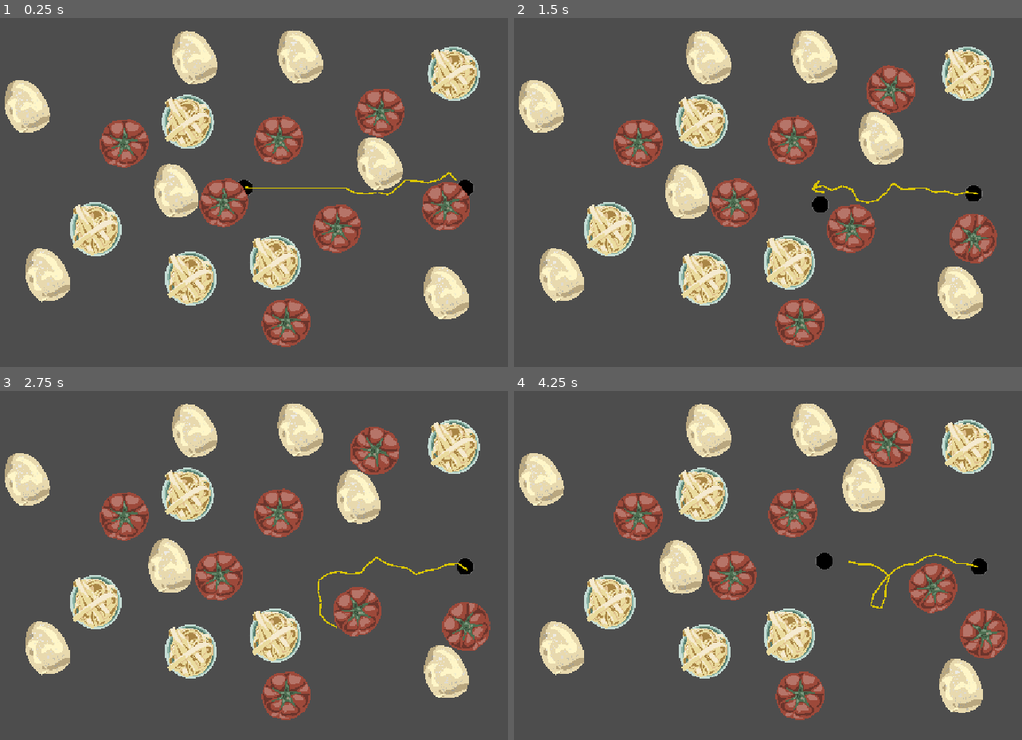
Above: before the commit, frames 1-4 (two rows, left to right).
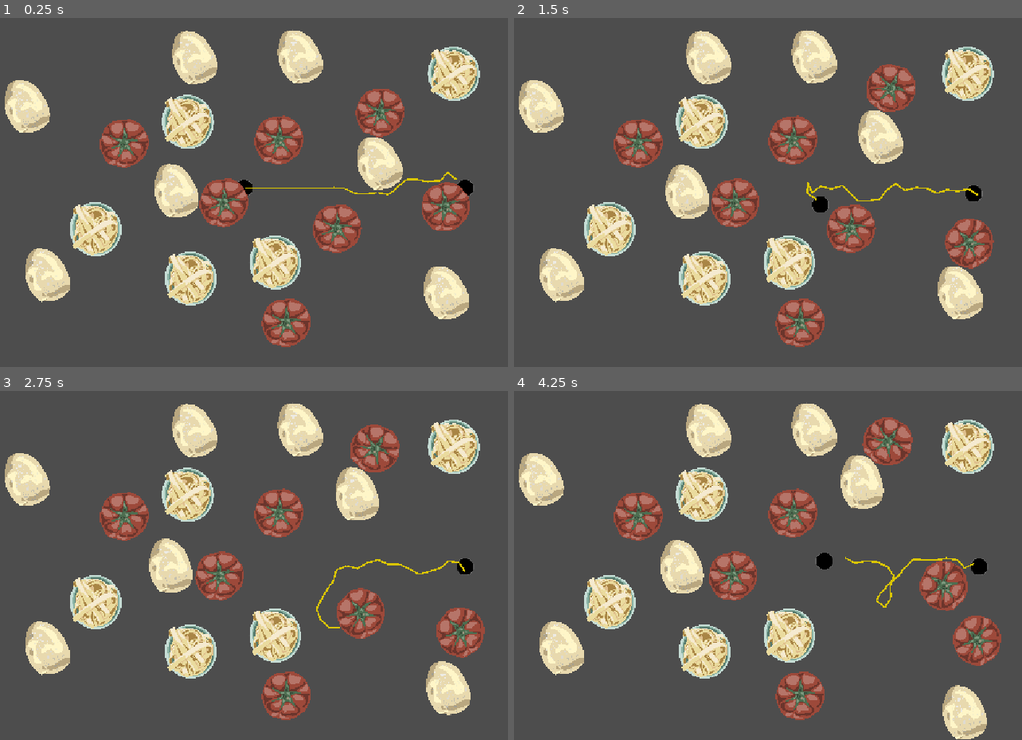
Above: after the commit, the same moments.

Repository: JulianHeuser/RGDC-Jam-Spring-2025
Game: Godot game, scene res://Level1.tscn
Same seed, same stepped clock (60 frames per second), same inputs: the game is played once before the commit and once after it.
Inputs:
- Up to frame 1 (0.25 s): no input
- Up to frame 2 (1.5 s): hold D (move_right_1) 0.53-1.28 s; tap Down (move_down_2) at 0.6 s; hold S (move_down_1) from 1.28 s (still down); tap Left (move_left_2) at 1.35 s
- Up to frame 3 (2.75 s): release S (move_down_1) at 2.03 s; hold D (move_right_1) from 2.03 s (still down); tap Right (move_right_2) at 2.1 s
- Up to frame 4 (4.25 s): release D (move_right_1) at 2.78 s; hold W (move_up_1) 2.78-3.53 s; tap Up (move_up_2) at 2.85 s; hold A (move_left_1) from 3.53 s (still down); tap Down (move_down_2) at 3.6 s

The runs differ from the first frame. In frame 1, 0.6% of the frame differs, in the area x 30-93%, y 20-61%; in frame 2, 2.2%; in frame 3, 4.6%; in frame 4, 5.8%, in the area x 28-98%, y 7-100%.

Commit message:
Make rope more stable

Diff:
--- a/rope_creator.gd
+++ b/rope_creator.gd
@@ -17,7 +17,7 @@
 	var current_pin : Joint2D = DampedSpringJoint2D.new()
 	current_pin.length = spring_length
 	current_pin.stiffness = 50.0
-	current_pin.damping = 0.5
+	current_pin.damping = 0.0
 	add_child(current_pin)
 	current_pin.node_a = end_point1.get_path()
 
@@ -25,14 +25,16 @@
 	for i in segment_count:
 		var rope : Node2D = load("res://RopeSegment.tscn").instantiate()
 
-		current_pin.add_child(rope)
+		add_child(rope)
+		rope.position = Vector2(segment_size * i, 0)
+
 		current_pin.node_b = rope.get_path()
 
 		if i == segment_count - 1:
 			current_pin = DampedSpringJoint2D.new()
 			current_pin.length = spring_length
 			current_pin.stiffness = 50.0
-			current_pin.damping = 0.5
+			current_pin.damping = 0.0
 		else:
 			current_pin = PinJoint2D.new()
 		rope.add_child(current_pin)
